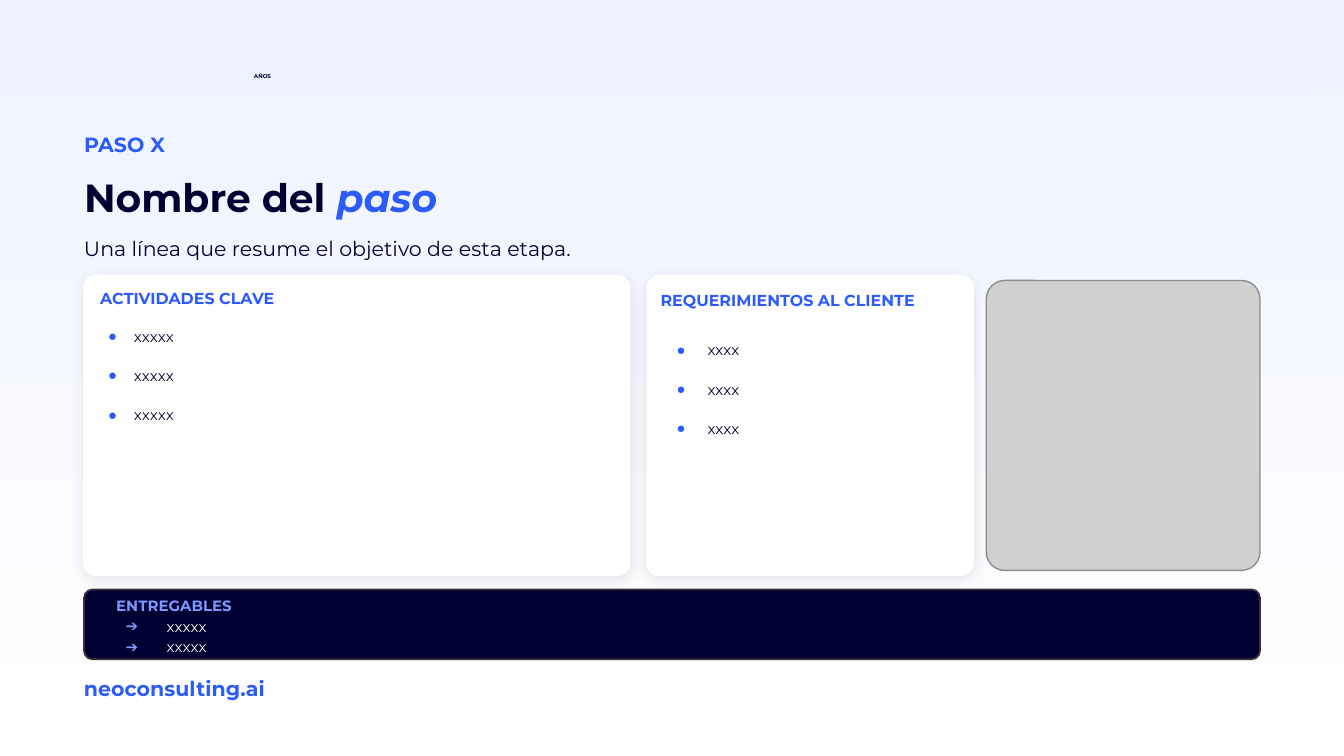
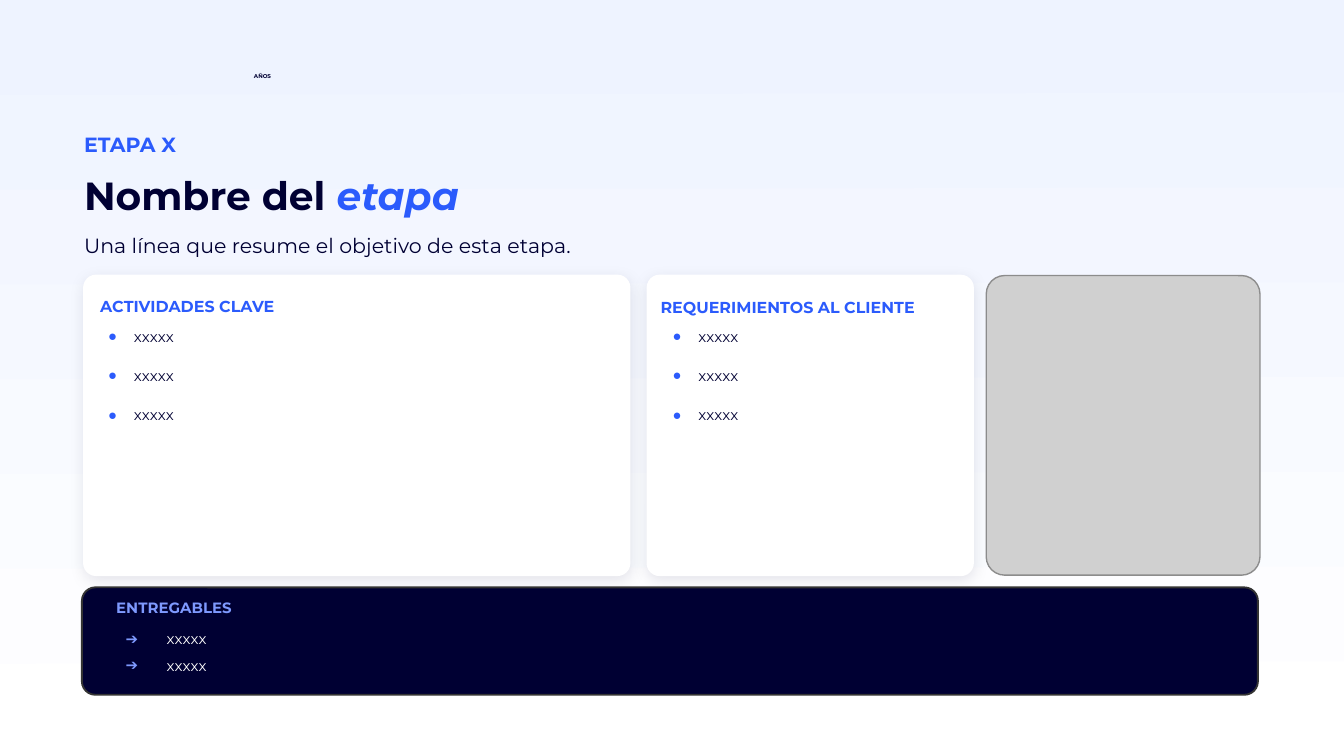
Before and after one commit to miguelchumacero/plantilla-base-deck, a slide deck: slide 21 of plantilla-base.pptx. Drawn at 1344x756 pixels with LibreOffice and Linux fonts; fonts in the diff are those of the drawing; grey boxes stand for pictures; background and template pictures are left out. Boxes give left, top, right and bottom in pixels: in the first picture for what was removed or moved away, otherwise in the second. Text is boxed around its words. In the diff, an @@ line names an element or a change of style, - is before the commit and + after.

```diff
--- a/plantilla-base.pptx
+++ b/plantilla-base.pptx
@@ text at <box>84,137,176,152</box>: text changed @@
-PASO X
+ETAPA X
@@ text at <box>84,181,459,218</box>: text changed @@
-Nombre del paso
+Nombre del etapa
@@ text "ACTIVIDADES CLAVE": place and size @@
-text "ACTIVIDADES CLAVE" at <box>100,292,274,304</box>
+text "ACTIVIDADES CLAVE" at <box>100,300,274,312</box>
@@ text "REQUERIMIENTOS AL CLIENTE": place and size @@
-text "REQUERIMIENTOS AL CLIENTE" at <box>661,294,914,309</box>
+text "REQUERIMIENTOS AL CLIENTE" at <box>661,301,914,316</box>
@@ picture: place and size @@
-picture at <box>986,281,1261,571</box>
+picture at <box>986,276,1261,575</box>
@@ text added at <box>698,334,738,420</box>, 8 pt, text #000033 @@
+● xxxxx
+● xxxxx
+● xxxxx
@@ text removed at <box>708,347,740,434</box> @@
-● xxxx
-● xxxx
-● xxxx
@@ rounded rectangle: place and size @@
-rounded rectangle at <box>83,590,1259,660</box>
+rounded rectangle at <box>82,587,1258,695</box>
@@ text "xxxxx": place and size @@
-text "xxxxx" at <box>167,624,207,652</box>
+text "xxxxx" at <box>167,636,207,671</box>
@@ text "xxxxx" at <box>167,636,207,671</box>: line spacing 1.15 to 1.5 @@
@@ text removed at <box>84,680,265,700</box> @@
-neoconsulting.ai
```
Also in this commit, not shown: 18 other slides changed.
